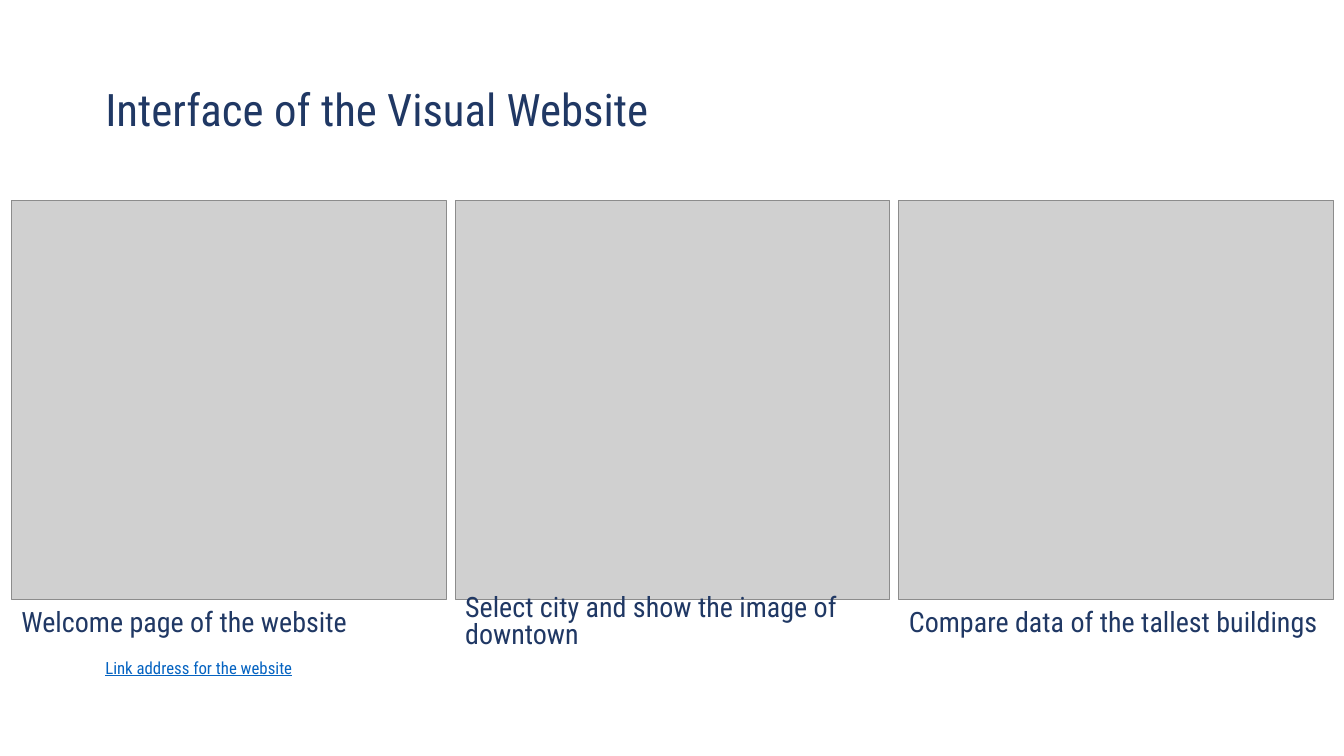
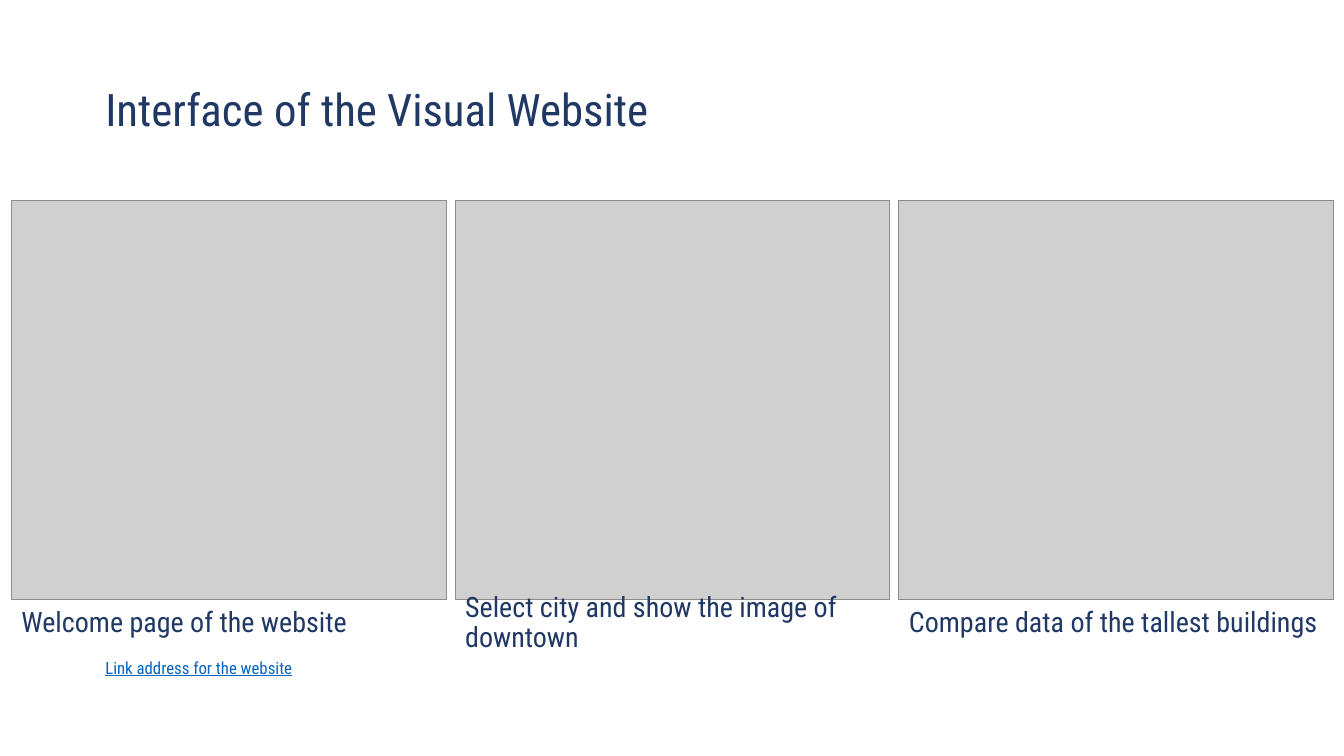
Before and after one commit to VizTechFall2017/week13-YuanhongShi, a slide deck: slide 4 of PS02/Final Project-VisualTech.pptx. Drawn at 1344x756 pixels with LibreOffice and Linux fonts; fonts in the diff are those of the drawing; grey boxes stand for pictures. Boxes give left, top, right and bottom in pixels: in the first picture for what was removed or moved away, otherwise in the second. Text is boxed around its words. In the diff, an @@ line names an element or a change of style, - is before the commit and + after.

```diff
--- a/PS02/Final Project-VisualTech.pptx
+++ b/PS02/Final Project-VisualTech.pptx
@@ text "Select city and show the ..." at (465,595,837,648): line spacing 0.8 to 0.9 @@
```
Also in this commit, not shown: 1 other slide changed, 2 other files.
